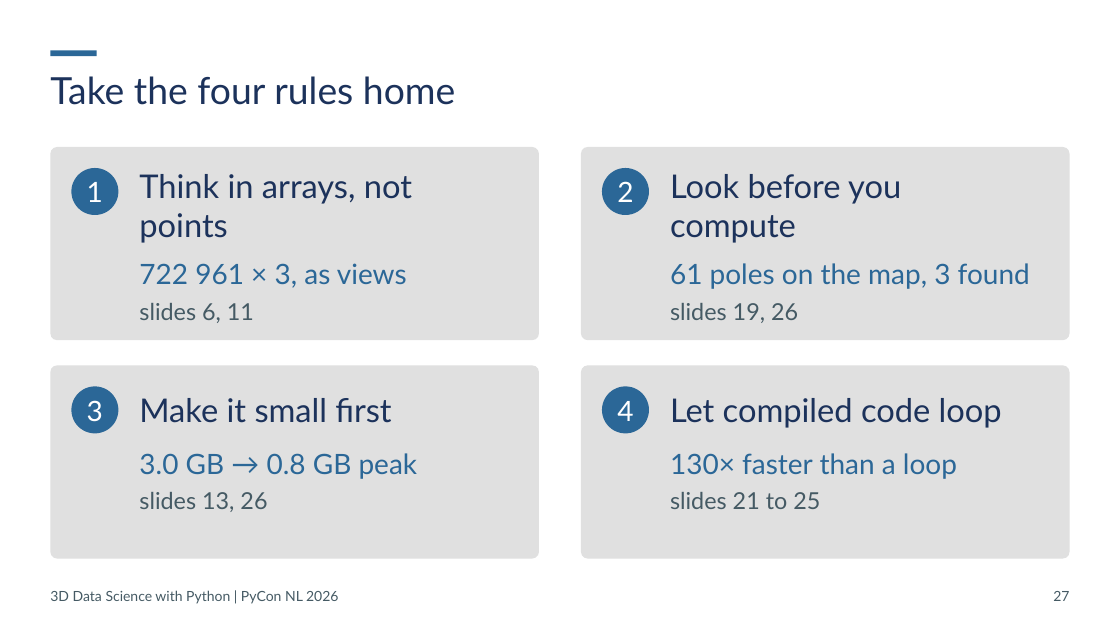
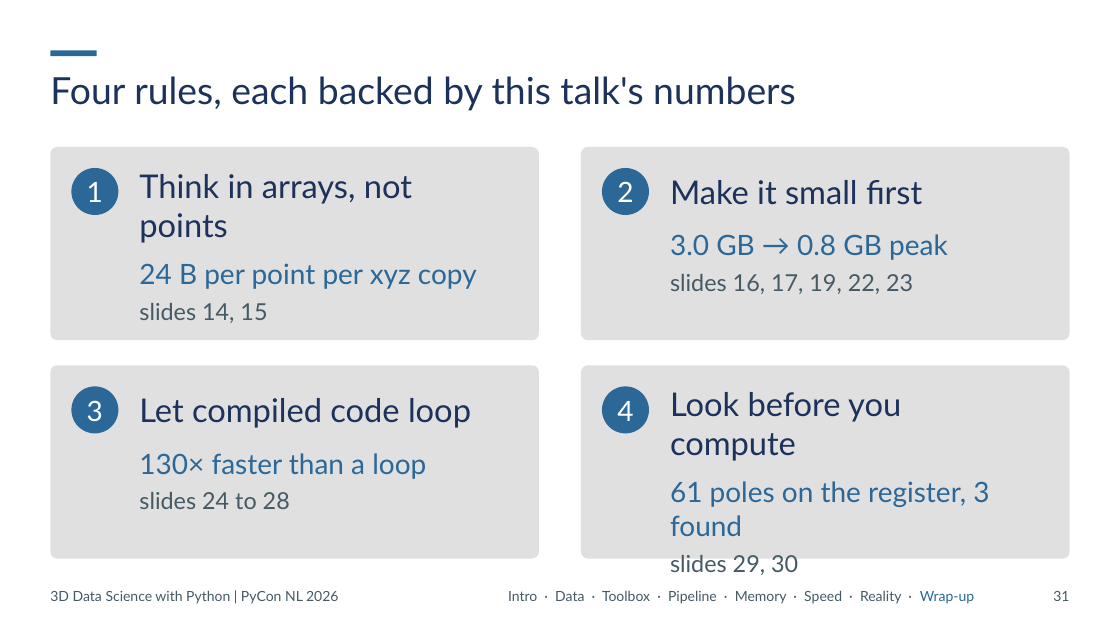
Before and after one commit to Sloppy1999/pycon-nl-2026-3d-data-science, a slide deck: slide 31 of deck/out/20261015_PyCon-NL_3D-Data-Science.pptx (slide 27 before the commit). Drawn at 1120x630 pixels with LibreOffice and Linux fonts; fonts in the diff are those of the drawing. Boxes give left, top, right and bottom in pixels: in the first picture for what was removed or moved away, otherwise in the second. Text is boxed around its words. In the diff, an @@ line names an element or a change of style, - is before the commit and + after.

```diff
--- a/deck/out/20261015_PyCon-NL_3D-Data-Science.pptx
+++ b/deck/out/20261015_PyCon-NL_3D-Data-Science.pptx
@@ title at bbox=[50, 76, 796, 111]: text changed @@
-Take the four rules home
+Four rules, each backed by this talk's numbers
@@ text "Make it small first": place and size @@
-text "Make it small first" at bbox=[139, 398, 391, 423]
+text "Make it small first" at bbox=[670, 180, 922, 205]
@@ text "3.0 GB → 0.8 GB ...": place and size @@
-text "3.0 GB → 0.8 GB ..." at bbox=[139, 453, 418, 512]
+text "3.0 GB → 0.8 GB ..." at bbox=[670, 234, 948, 294]
@@ text at bbox=[139, 263, 477, 323]: text changed @@
-722 961 × 3, as views
-slides 6, 11
+24 B per point per xyz copy
+slides 14, 15
@@ text at bbox=[670, 274, 913, 294]: text changed @@
-slides 13, 26
+slides 16, 17, 19, 22, 23
@@ text "Look before you": place and size @@
-text "Look before you" at bbox=[670, 174, 901, 243]
+text "Look before you" at bbox=[670, 392, 901, 461]
@@ text "Let compiled code loop": place and size @@
-text "Let compiled code loop" at bbox=[670, 398, 1002, 428]
+text "Let compiled code loop" at bbox=[139, 398, 471, 428]
@@ text "130× faster than a loop": place and size @@
-text "130× faster than a loop" at bbox=[670, 453, 957, 509]
+text "130× faster than a loop" at bbox=[139, 453, 426, 509]
@@ text at bbox=[139, 492, 290, 509]: text changed @@
-slides 21 to 25
+slides 24 to 28
@@ text at bbox=[670, 481, 989, 575]: text changed @@
-61 poles on the map, 3 found
-slides 19, 26
+61 poles on the register, 3 found
+slides 29, 30
@@ text added at bbox=[508, 590, 974, 604], 12 pt, text #455A64 @@
+Intro · Data · Toolbox · Pipeline · Memory · Speed · Reality · Wrap-up
@@ page number at bbox=[1053, 591, 1069, 601]: text changed @@
-27
+31
```
Also in this commit, not shown: 32 other slides changed, 7 slides added, 1 slide removed, 27 other files.
